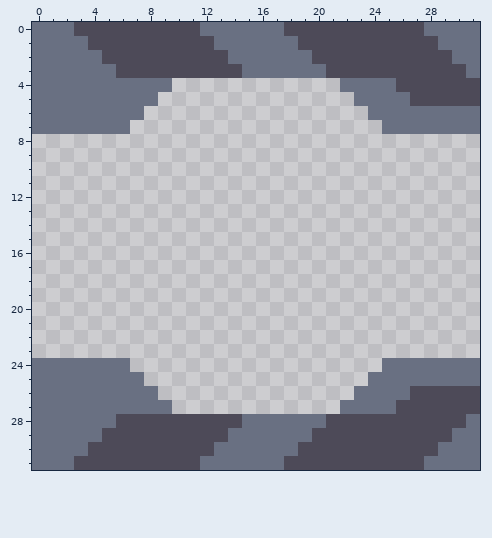
Two versions of one pixel-art sprite, assets/sprites/blocks/distribution/hardened-conveyor-top-0.png. Above, as it was before the edit.
The file is 32x32 pixels.
The same view after the edit:
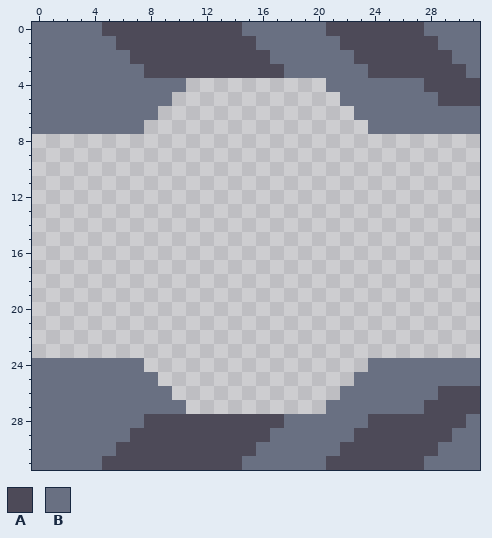
Palette (. is transparent): A #4d4a58  B #697082
Changes in this commit:
y 0: x 3..4 AA -> BB; x 12..14 BBB -> AAA; x 18..20 AAA -> BBB
y 1: x 4..5 AA -> BB; x 13..15 BBB -> AAA; x 19..21 AAA -> BBB
y 2: x 5..6 AA -> BB; x 14..16 BBB -> AAA; x 20..22 AAA -> BBB
y 3: x 6..7 AA -> BB; x 15..17 BBB -> AAA; x 21..23 AAA -> BBB
y 4: x 10 . -> B; x 21 . -> B; x 26..27 AA -> BB
y 5: x 9 . -> B; x 22 . -> B; x 27..28 AA -> BB
y 6: x 8 . -> B; x 23 . -> B
y 7: x 7 . -> B; x 24 . -> B
y 24: x 7 . -> B; x 24 . -> B
y 25: x 8 . -> B; x 23 . -> B
y 26: x 9 . -> B; x 22 . -> B; x 27..28 AA -> BB
y 27: x 10 . -> B; x 21 . -> B; x 26..27 AA -> BB
y 28: x 6..7 AA -> BB; x 15..17 BBB -> AAA; x 21..23 AAA -> BBB
y 29: x 5..6 AA -> BB; x 14..16 BBB -> AAA; x 20..22 AAA -> BBB
y 30: x 4..5 AA -> BB; x 13..15 BBB -> AAA; x 19..21 AAA -> BBB
y 31: x 3..4 AA -> BB; x 12..14 BBB -> AAA; x 18..20 AAA -> BBB
